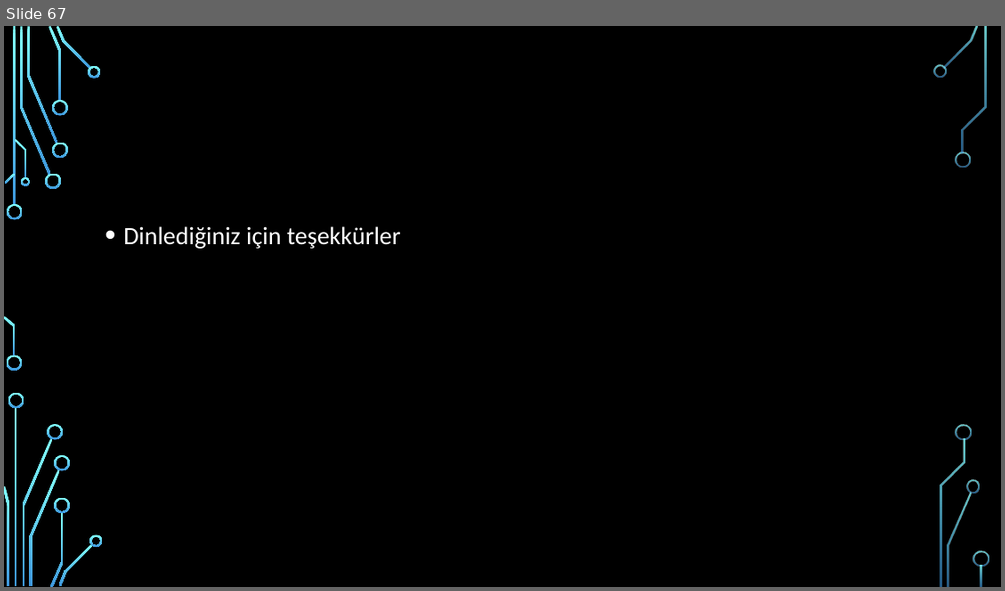
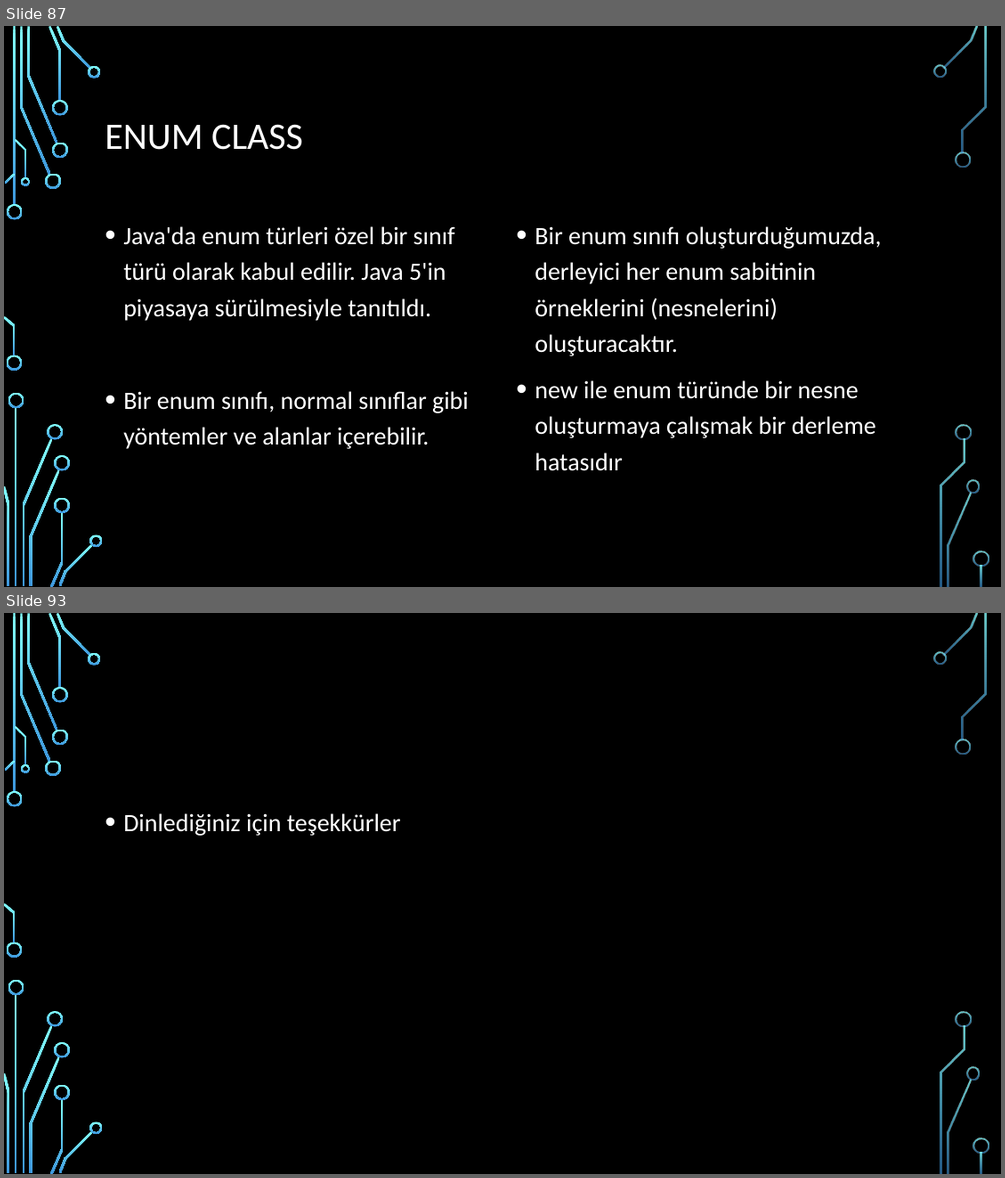
Before and after one commit to burakduman-bilgeadam/sunum, a slide deck: OOPPart2.pptx. Shown one above the other, each under a label of ours: slide 67 before the commit, slides 87 and 93 after it; the slides between them are not shown. The pictures are 1005x591 and 1005x1178 pixels, drawn with LibreOffice and Linux fonts; fonts in the diff are those of the drawing; background and template pictures are left out. Boxes give left, top, right and bottom in pixels: in the first picture for what was removed or moved away, otherwise in the second. Text is boxed around its words. In the diff, an @@ line names an element or a change of style, - is before the commit and + after.

```diff
--- a/OOPPart2.pptx
+++ b/OOPPart2.pptx
@@ slide 87 added at [4,26,1001,587], background picture (left out); not listed: 36 template elements that a slide beside it also shows @@
@@ title added at [105,124,303,150], 36 pt, text #FFFFFF @@
+ENUM CLASS
@@ text added at [123,226,469,449], 24 pt, text #FFFFFF @@
+• Java'da enum türleri özel bir sınıf türü olarak kabul edilir. Java 5'in piyasaya sürülmesiyle tanıtıldı.
+• Bir enum sınıfı, normal sınıflar gibi yöntemler ve alanlar içerebilir.
@@ text added at [534,226,882,471], 24 pt, text #FFFFFF @@
+• Bir enum sınıfı oluşturduğumuzda, derleyici her enum sabitinin örneklerini (nesnelerini) oluşturacaktır.
+• new ile enum türünde bir nesne oluşturmaya çalışmak bir derleme hatasıdır
@@ what was slide 67 is now slide 93 @@
```
Also in this commit, not shown: 4 slides changed, 25 other slides added, 5 other files.
